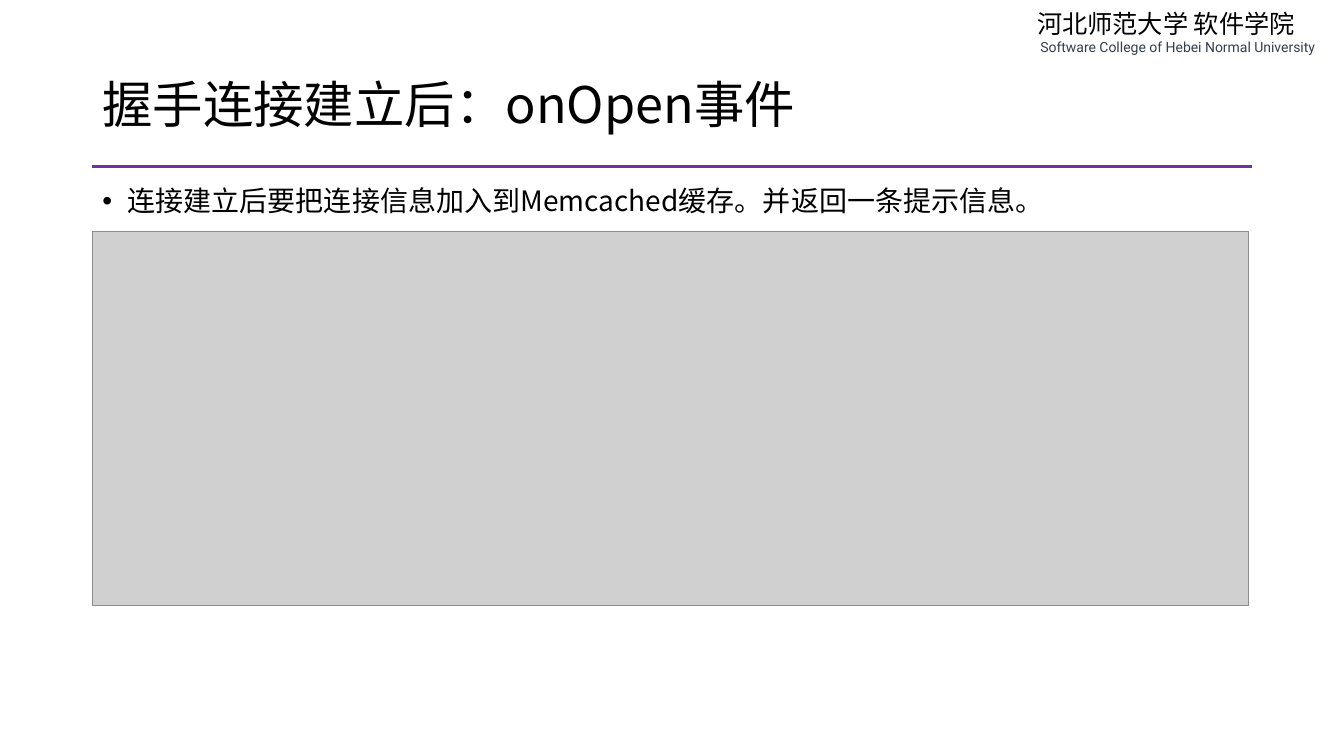
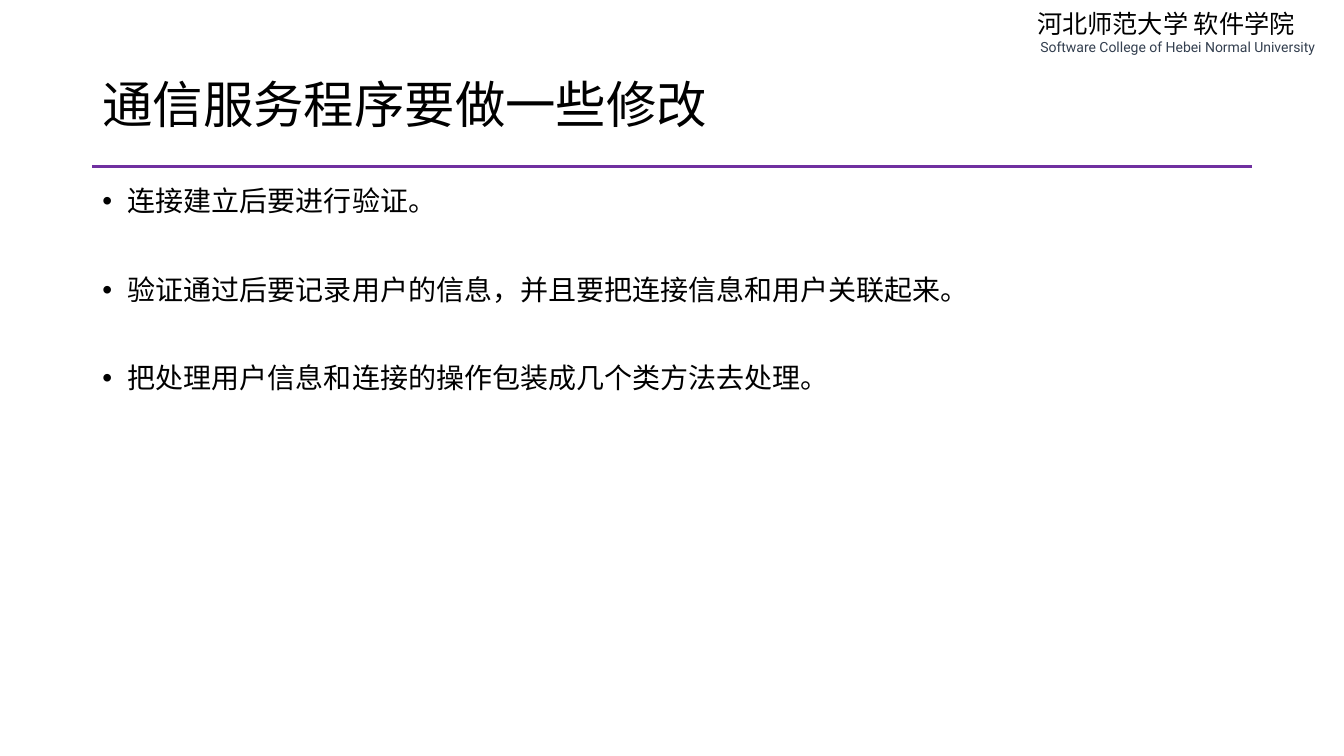
Before and after one commit to edu2act/course-php-serverside-development-on-linux, a slide deck: slide 3 of materials/slides/ch11-add-auth-to-message-server.pptx (slide 7 before the commit). Drawn at 1344x756 pixels with LibreOffice and Linux fonts; fonts in the diff are those of the drawing; grey boxes stand for pictures. Boxes give left, top, right and bottom in pixels: in the first picture for what was removed or moved away, otherwise in the second. Text is boxed around its words. In the diff, an @@ line names an element or a change of style, - is before the commit and + after.

```diff
--- a/materials/slides/ch11-add-auth-to-message-server.pptx
+++ b/materials/slides/ch11-add-auth-to-message-server.pptx
@@ title at <box>102,80,707,128</box>: text changed @@
-握手连接建立后：onOpen事件
+通信服务程序要做一些修改
@@ text at <box>128,187,969,391</box>: text changed @@
-• 连接建立后要把连接信息加入到Memcached缓存。并返回一条提示信息。
+• 连接建立后要进行验证。
+• 验证通过后要记录用户的信息，并且要把连接信息和用户关联起来。
+• 把处理用户信息和连接的操作包装成几个类方法去处理。
@@ picture removed at <box>93,232,1249,606</box> @@
```
Also in this commit, not shown: 5 other slides changed, 3 slides added, 4 slides removed, 3 other files.
